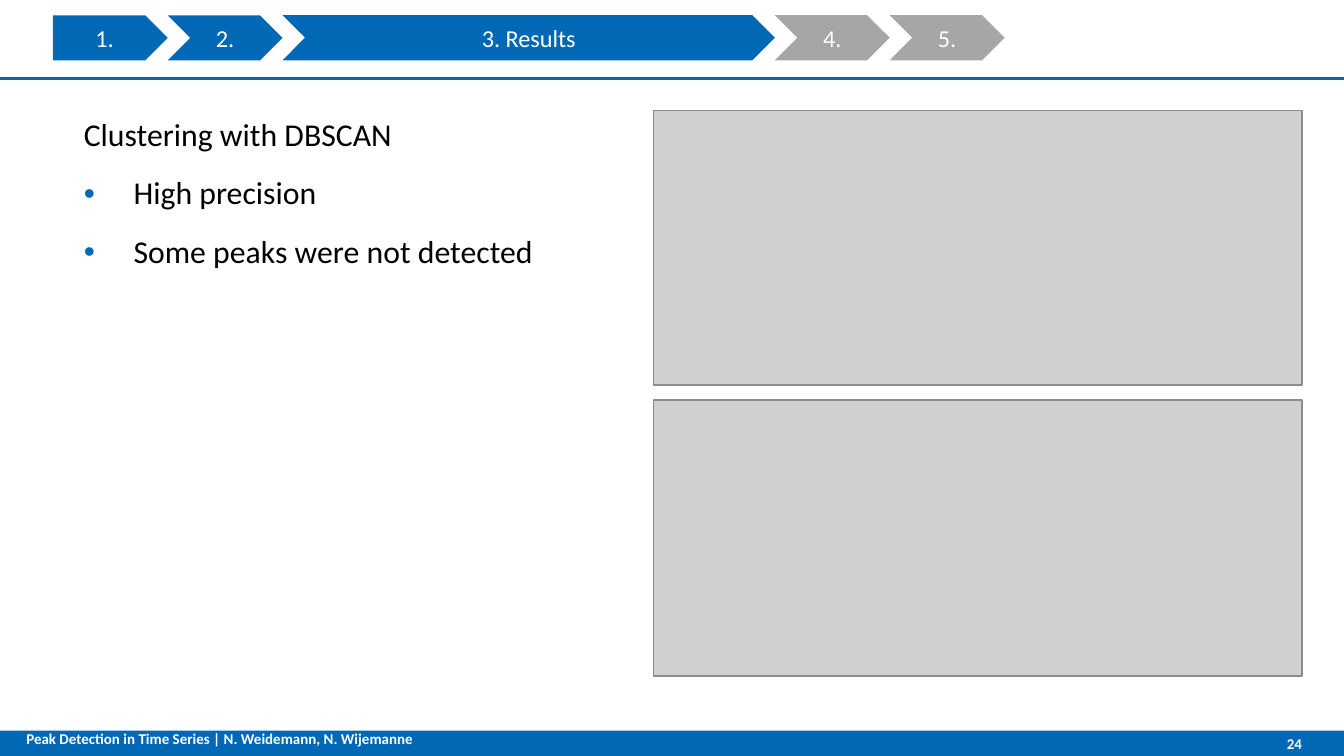
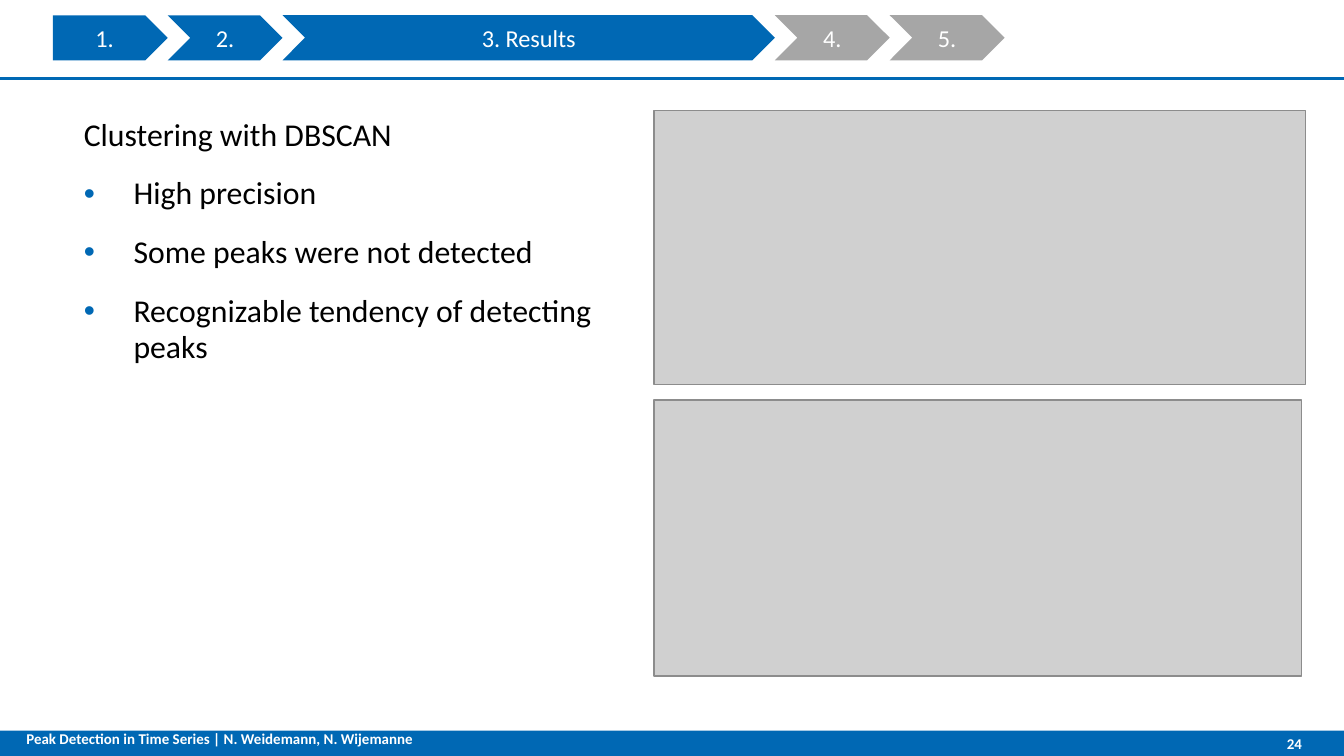
Before and after one commit to NatDharindri/AMSGroup2, a slide deck: slide 24 of Final presentation V2.pptx. Drawn at 1344x756 pixels with LibreOffice and Linux fonts; fonts in the diff are those of the drawing; grey boxes stand for pictures; background and template pictures are left out. Boxes give left, top, right and bottom in pixels: in the first picture for what was removed or moved away, otherwise in the second. Text is boxed around its words. In the diff, an @@ line names an element or a change of style, - is before the commit and + after.

```diff
--- a/Final presentation V2.pptx
+++ b/Final presentation V2.pptx
@@ picture: place and size @@
-picture at (655, 110, 1302, 384)
+picture at (655, 110, 1306, 384)
@@ text at (134, 300, 591, 363): paragraph added @@
+• Recognizable tendency of detecting peaks
```
Also in this commit, not shown: 3 other slides changed.
